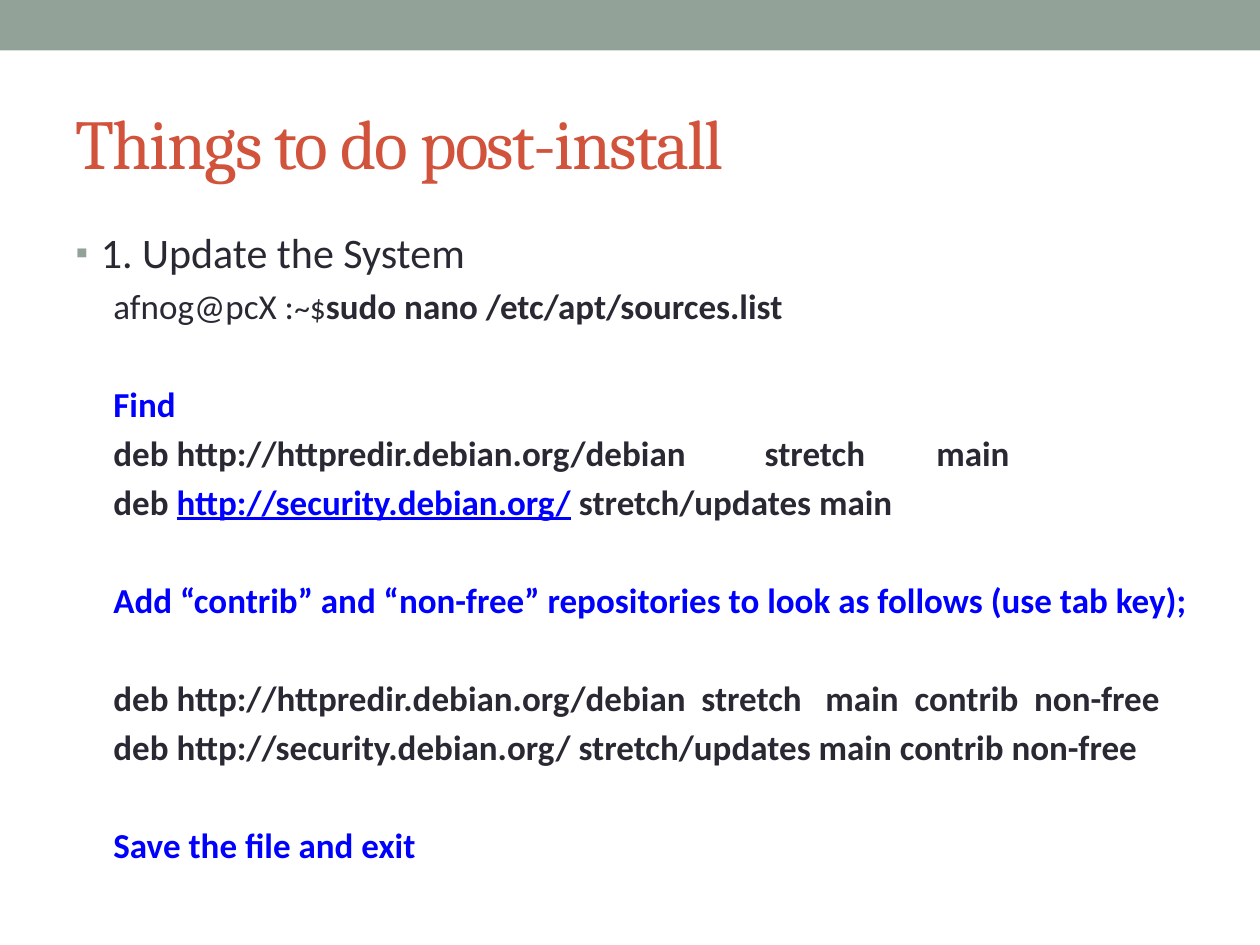
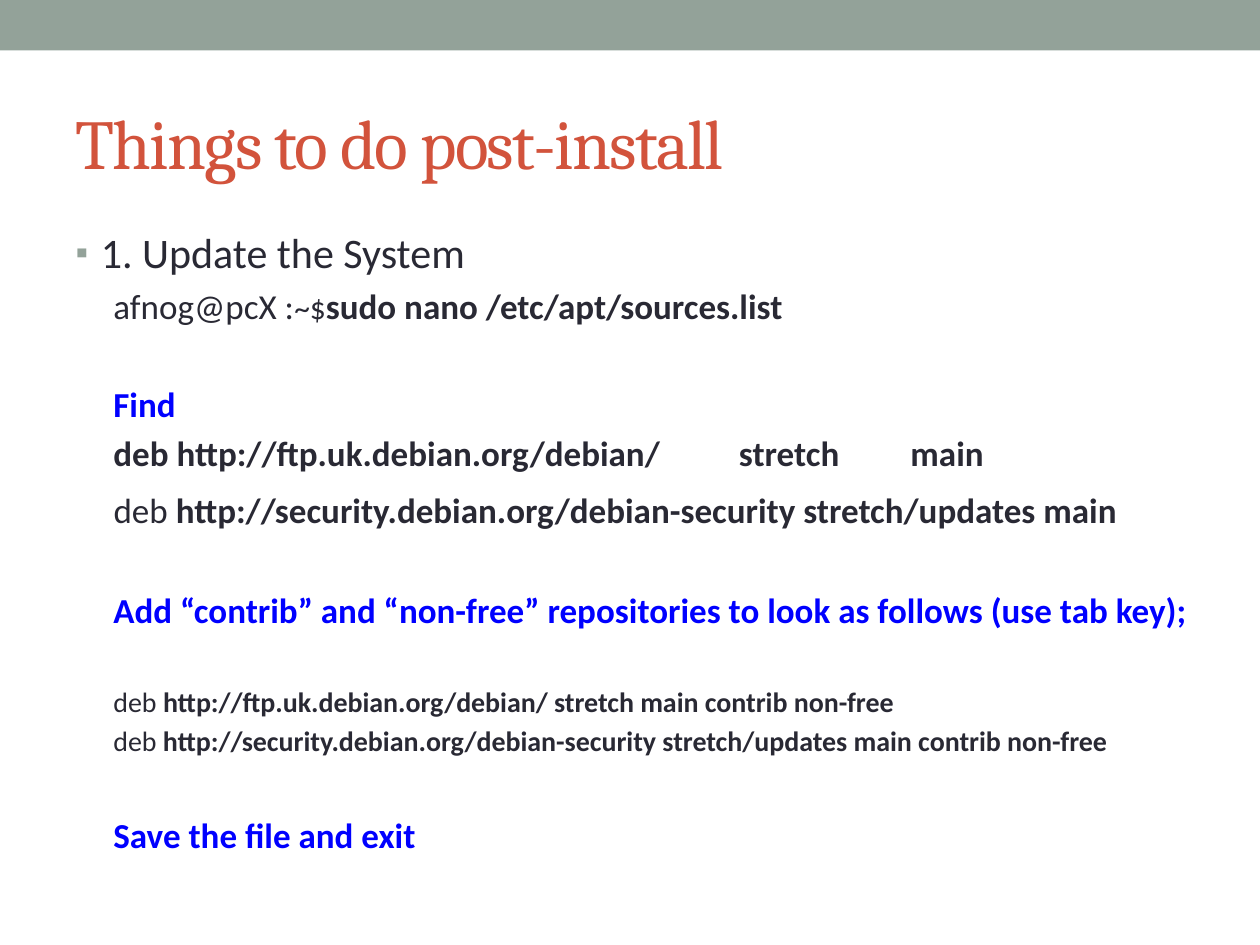
Before and after one commit to afnog/sse, a slide deck: slide 22 of intro/IntroPresentation.pptx. Drawn at 1260x945 pixels with LibreOffice and Linux fonts; fonts in the diff are those of the drawing. Boxes give left, top, right and bottom in pixels: in the first picture for what was removed or moved away, otherwise in the second. Text is boxed around its words. In the diff, an @@ line names an element or a change of style, - is before the commit and + after.

Commit message:
/ ‘intro/IntroPresentation.pptx’

```diff
--- a/intro/IntroPresentation.pptx
+++ b/intro/IntroPresentation.pptx
@@ text at (113, 441, 1116, 529): text changed @@
-  deb http://httpredir.debian.org/debian stretch main
-  deb http://security.debian.org/ stretch/updates main
+  deb http://ftp.uk.debian.org/debian/ stretch main
+deb http://security.debian.org/debian-security stretch/updates main
@@ text at (113, 692, 1107, 756): text changed; size 20 to 16 pt @@
-  deb http://httpredir.debian.org/debian stretch main contrib non-free
-  deb http://security.debian.org/ stretch/updates main contrib non-free
+deb http://ftp.uk.debian.org/debian/ stretch main contrib non-free
+  deb http://security.debian.org/debian-security stretch/updates main contrib non-free
```
